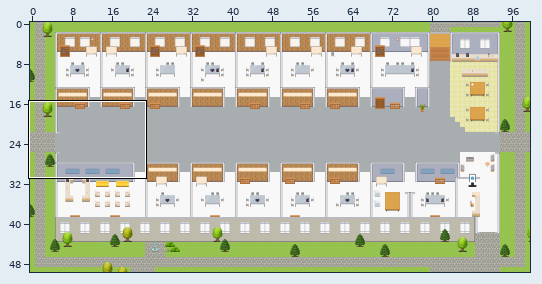
Tiled map (JSON), stored at maps/Engineering-Enablement-Platform.tmj. The picture above shows the old version from afar; the outline marks the close-up.
Close-up. Before:
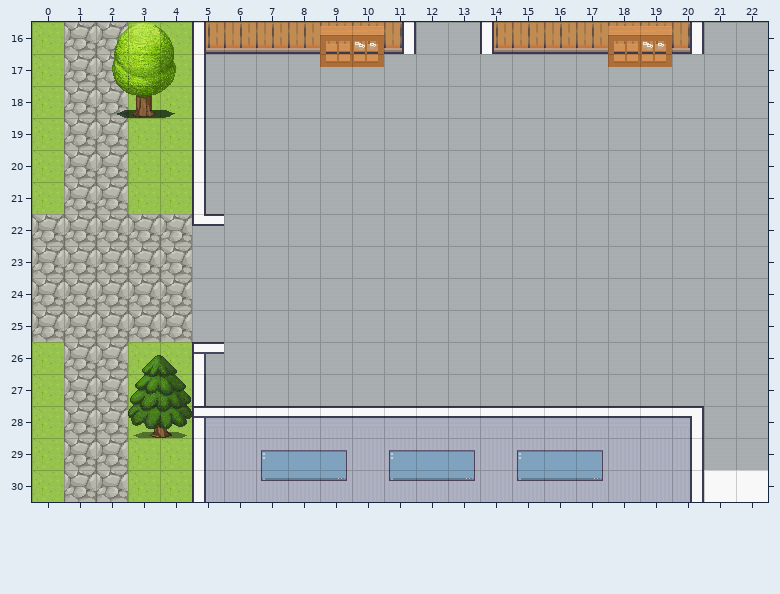
Cells are 32x32 px. Shown: x 0..22, y 16..30. The commit also changed other parts of the map, which this record leaves out.
After:
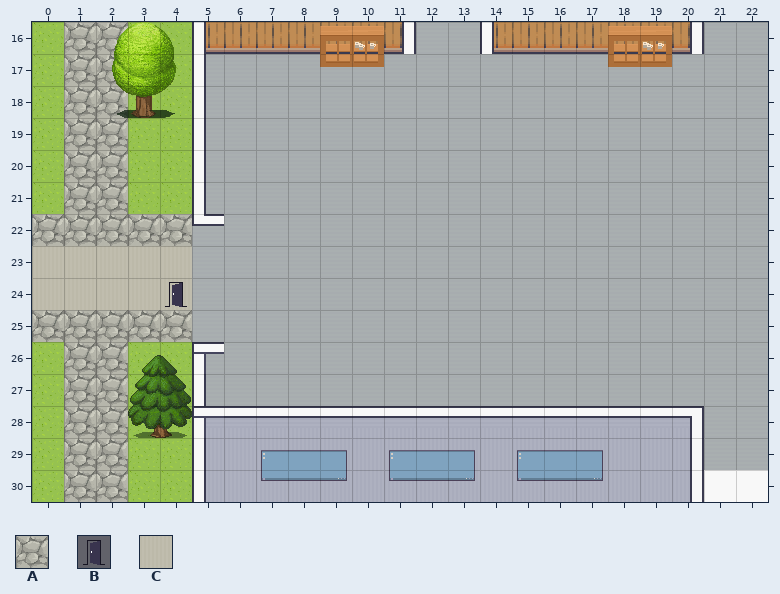
Key: from "Exterior": A 638; from "User_Zones": B 65; from "room2": C 328.
_ is an empty cell, . an unchanged one.
The edit:
--- layer "outside"
@@ x 0..4 @@
-23 AAAAA
-24 AAAAA
+23 CCCCC
+24 CCCCC
--- layer "zones"
@@ x 4..4 @@
-24 _
+24 B
Pixel boxes of the changes (left, top, right, bottom) in both close-ups:
changed: (32, 246, 192, 310)
